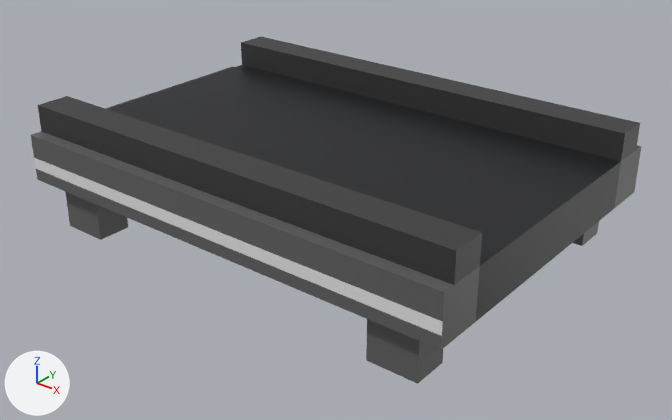
Two versions of the FBX model Assets/Imports/Models/ConveyorBelt/StraightConveyorBeltGFX.fbx, one commit apart.
Before and after are seen from a 50 mm camera at (1.102, -1.363, 0.893) aimed at (0.022, -0.013, 0.056). The lights are fixed; the arrows at lower left show +X, +Y and +Z. Where no turn or scale is listed for an object, it has been applied to the vertices.
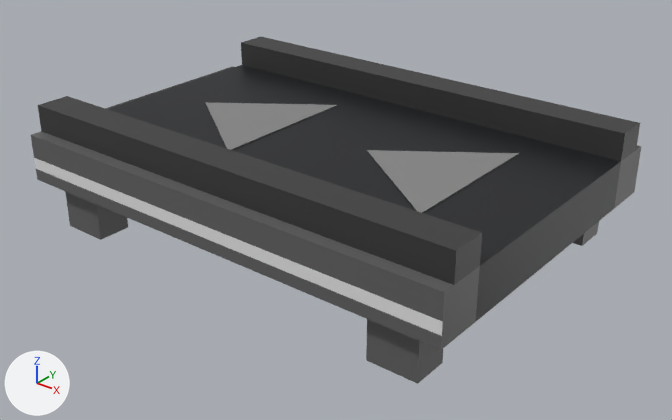
The newer file is also turned or shifted as a whole; pictures and numbers use the older file's frame.

Scene script edits in JSON lines:
```json
{"op": "add", "block": "mat_conveyorarrows", "code": ["mat_conveyorarrows = principled_material('ConveyorArrows')", "mat_conveyorarrows.base_color = (0.24, 0.24, 0.24)  # grey #868686"]}
{"block": "me_cube_013", "where": "me_cube_013.from_pydata(...)  # 220 vertices, 218 faces; spans x -0.533..0.5, y -0.36..0.36, z -0.001..0.257"}
{"block": "me_cube_013", "where": "# used by ob_cube_050; location = (0.0, 0.0, 0.0)"}
{"block": "me_cube_013", "where": "# verts and faces of me_cube_013; kept vertices keep their numbers, new ones are numbered from 220"}
{"block": "me_cube_013", "change": "me_cube_013 part 1"}
{"op": "add", "block": "me_cube_013", "code": "verts[220] = (-0.12, -0.172, 0.202)"}
{"op": "add", "block": "me_cube_013", "code": "verts[221] = (-0.12, 0.172, 0.202)  # pixel (337, 104)"}
{"op": "add", "block": "me_cube_013", "code": "verts[222] = (-0.362, 0.0, 0.202)  # pixel (205, 102)"}
{"op": "add", "block": "me_cube_013", "code": "verts[223] = (0.33, -0.172, 0.202)"}
{"op": "add", "block": "me_cube_013", "code": "verts[224] = (0.33, 0.172, 0.202)  # pixel (519, 153)"}
{"op": "add", "block": "me_cube_013", "code": "verts[225] = (0.089, 0.0, 0.202)  # pixel (366, 150)"}
{"op": "add", "block": "me_cube_013", "code": "faces += [(220, 221, 222), (223, 224, 225)]  # mat_conveyorarrows (grey #868686)"}
{"op": "add", "block": "me_cube_013", "code": "me_cube_013.materials.append(mat_conveyorarrows)  # grey #868686"}
```

Location of each change, (x1, y1, x2, y2) in pixels of the pictures (672 x 420 px):
```json
{"part": 1, "of": "me_cube_013", "change": "added", "after": [205, 102, 519, 213]}
```
